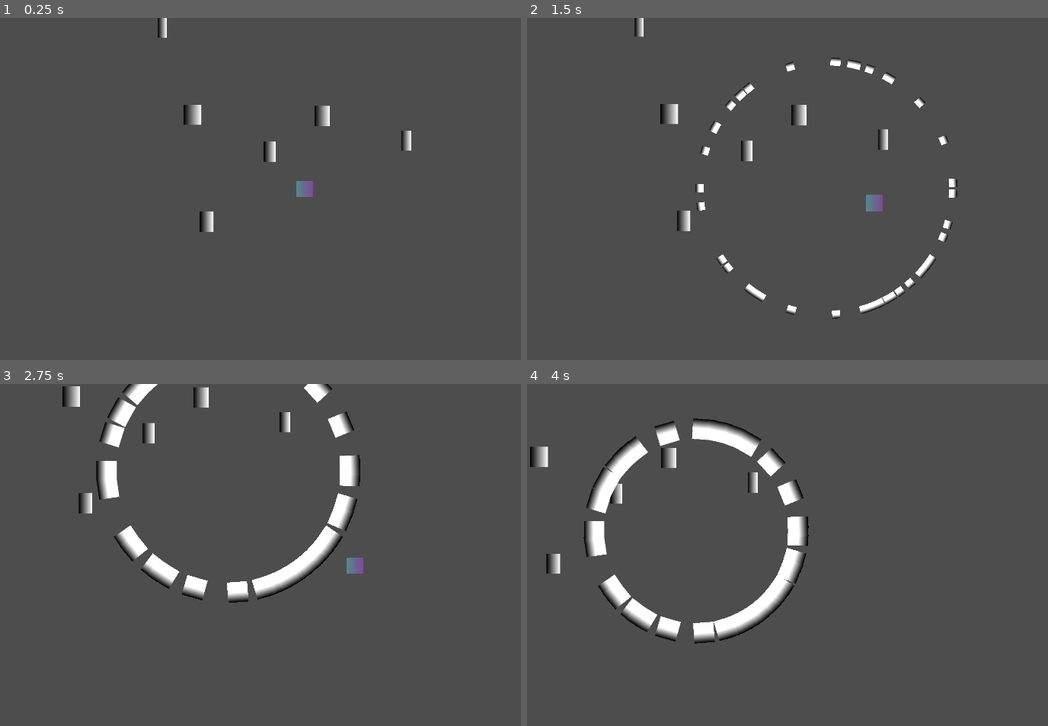
Above: before the commit, frames 1-4 (two rows, left to right).
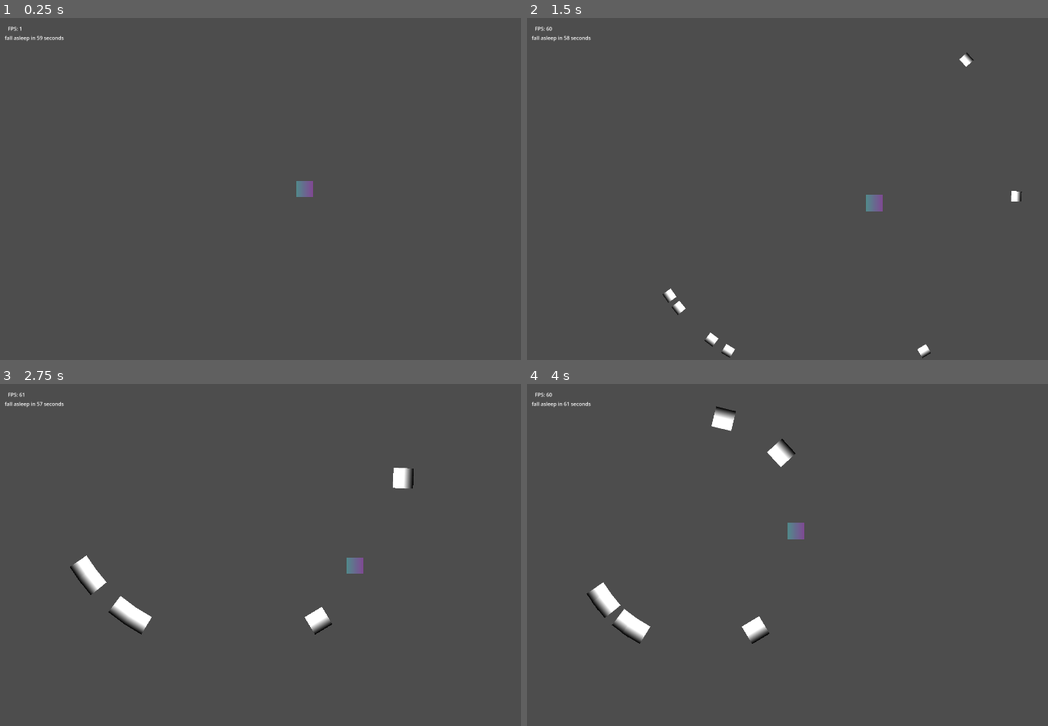
Above: after the commit, the same moments.

Repository: PatrikS24/GMTK26
Game: Godot game, scene res://state/main_state.tscn
Two runs of this game, one before a commit and one after it. Both use one fixed random seed, a clock stepped at 60 frames per second and the inputs below.
Inputs:
- Up to frame 1 (0.25 s): no input
- Up to frame 2 (1.5 s): tap Enter at 0.5 s; hold Right (ui_right) 0.53-1.28 s; hold Down (ui_down) from 1.28 s (still down)
- Up to frame 3 (2.75 s): release Down (ui_down) at 2.03 s; hold Right (ui_right) from 2.03 s (still down)
- Up to frame 4 (4 s): release Right (ui_right) at 2.78 s; hold Up (ui_up) 2.78-3.53 s; hold Left (ui_left) from 3.53 s (still down)

The runs differ from the first frame. In frame 1, 0.8% of the frame differs, in the area x 0-79%, y 0-63%; in frame 2, 2.5%; in frame 3, 6.3%; in frame 4, 6.9%, in the area x 0-55%, y 2-76%.

Commit message:
add countdown system

Diff:
--- a/attacks/aimed_attack.tscn
+++ b/attacks/aimed_attack.tscn
@@ -7,4 +7,4 @@
 [node name="AimedAttack" unique_id=1820580231 instance=ExtResource("1_xlvn6")]
 script = ExtResource("2_0vss4")
 weapon_type = ExtResource("3_4lw8r")
-weapons_per_attack = 50
+weapons_per_attack = 8
--- a/attacks/attack_manager.gd
+++ b/attacks/attack_manager.gd
@@ -1,13 +1,25 @@
 class_name AttackManager extends Node
 
 @export var player: Node2D
-@export var spawn_circle_radius: int = 400
+@export var spawn_circle_radius: int = 600
 
 
 @export var attacks: Array[Attack]
 
 func get_rand_spawn_pos_circle(distance_from_player: int = spawn_circle_radius) -> Vector2:
-	return player.global_position + Vector2.from_angle(randf() * 2 * PI).normalized() * spawn_circle_radius
+	return player.global_position + Vector2.from_angle(randf() * 2 * PI).normalized() * distance_from_player
+
+func get_spawn_pos_arc(num_of_points: int, radians: float, start_angle: float = NAN, distance_from_player: int = spawn_circle_radius):
+	if is_nan(start_angle):
+		start_angle = randf() * 2 * PI
+
+	var angle_diff = radians / num_of_points
+
+	var positions: Array[Vector2] = []
+	for i in num_of_points:
+		var spawn_position = player.global_position + Vector2.from_angle(start_angle + angle_diff * i).normalized() * distance_from_player
+		positions.append(spawn_position)
+	return positions
 
 
 func get_player_pos() -> Vector2:
--- a/attacks/base_attack.gd
+++ b/attacks/base_attack.gd
@@ -4,7 +4,6 @@
 @export var manager: AttackManager
 @export var weapon_type: PackedScene
 
-@onready var life_time_timer: Timer = $LifeTimeTimer
 @onready var start_attack_timer: Timer = $StartAttackTimer
 
 @export var weapons_per_attack: int = 5
--- a/attacks/weapons/base_weapon.gd
+++ b/attacks/weapons/base_weapon.gd
@@ -1,6 +1,7 @@
 class_name Weapon extends Area2D
 
-@export var speed: float = 50.0
+@export var speed: float = 150.0
+@export var damage: float = 5.0
 var attacking: bool = false
 
 
@@ -13,3 +14,13 @@
 
 func destroy():
 	queue_free()
+
+func apply_damage(body: Node2D):
+	if body.has_method("get_countdown"):
+		var countdown = body.get_countdown() as Countdown
+		countdown.add_time(damage)
+
+
+func _on_body_entered(body: Node2D) -> void:
+	apply_damage(body)
+	destroy()
--- a/attacks/weapons/base_weapon.tscn
+++ b/attacks/weapons/base_weapon.tscn
@@ -9,32 +9,22 @@
 
 [sub_resource type="Animation" id="Animation_6cyh8"]
 length = 1.6333333
-tracks/0/type = "bezier"
+tracks/0/type = "value"
 tracks/0/imported = false
 tracks/0/enabled = true
-tracks/0/path = NodePath(".:scale:x")
+tracks/0/path = NodePath(".:scale")
 tracks/0/interp = 1
 tracks/0/loop_wrap = true
 tracks/0/keys = {
-"handle_modes": PackedInt32Array(0),
-"points": PackedFloat32Array(0, -0.25, 0, 0.25, 0),
-"times": PackedFloat32Array(0)
-}
-tracks/1/type = "bezier"
-tracks/1/imported = false
-tracks/1/enabled = true
-tracks/1/path = NodePath(".:scale:y")
-tracks/1/interp = 1
-tracks/1/loop_wrap = true
-tracks/1/keys = {
-"handle_modes": PackedInt32Array(0),
-"points": PackedFloat32Array(0, -0.25, 0, 0.25, 0),
-"times": PackedFloat32Array(0)
+"times": PackedFloat32Array(0),
+"transitions": PackedFloat32Array(1),
+"update": 0,
+"values": [Vector2(1.0430233, 1.042895)]
 }
 
 [sub_resource type="Animation" id="Animation_e8uvt"]
 resource_name = "WeaponAnimation"
-length = 15.0
+length = 15.2
 tracks/0/type = "method"
 tracks/0/imported = false
 tracks/0/enabled = true
@@ -49,30 +39,20 @@
 "method": &"start_attack"
 }, {
 "args": [],
-"method": &"destroy"
+"method": &"queue_free"
 }]
 }
-tracks/1/type = "bezier"
+tracks/1/type = "value"
 tracks/1/imported = false
 tracks/1/enabled = true
-tracks/1/path = NodePath(".:scale:x")
+tracks/1/path = NodePath(".:scale")
 tracks/1/interp = 1
 tracks/1/loop_wrap = true
 tracks/1/keys = {
-"handle_modes": PackedInt32Array(0, 1),
-"points": PackedFloat32Array(0, -0.25, 0, 0.25, 0, 1, 0, 0, 0, 0),
-"times": PackedFloat32Array(0, 1)
-}
-tracks/2/type = "bezier"
-tracks/2/imported = false
-tracks/2/enabled = true
-tracks/2/path = NodePath(".:scale:y")
-tracks/2/interp = 1
-tracks/2/loop_wrap = true
-tracks/2/keys = {
-"handle_modes": PackedInt32Array(0, 0),
-"points": PackedFloat32Array(0, -0.25, 0, 0.25, 0, 1, 0, 0, 0, 0),
-"times": PackedFloat32Array(0, 1)
+"times": PackedFloat32Array(0, 1, 14, 15),
+"transitions": PackedFloat32Array(1, 1, 1, 1),
+"update": 0,
+"values": [Vector2(0, 0), Vector2(1, 1), Vector2(1, 1), Vector2(0, 0)]
 }
 
 [sub_resource type="AnimationLibrary" id="AnimationLibrary_sj4un"]
@@ -82,7 +62,8 @@
 }
 
 [node name="BaseWeapon" type="Area2D" unique_id=1300584643]
-scale = Vector2(1e-05, 1e-05)
+scale = Vector2(1.0430233, 1.042895)
+collision_layer = 2
 script = ExtResource("1_gibtk")
 
 [node name="CollisionShape2D" type="CollisionShape2D" parent="." unique_id=1645104309]
@@ -93,3 +74,5 @@
 [node name="AnimationPlayer" type="AnimationPlayer" parent="." unique_id=643233298]
 libraries/ = SubResource("AnimationLibrary_sj4un")
 autoplay = &"WeaponAnimation"
+
+[connection signal="body_entered" from="." to="." method="_on_body_entered"]
--- /dev/null
+++ b/player/countdown.gd
@@ -0,0 +1,22 @@
+class_name Countdown extends Node
+
+@onready var timer: Timer = $Timer
+
+func add_time(time: float):
+	var remaining = timer.time_left
+	remaining += time
+	timer.start(remaining)
+
+func remove_time(time: float):
+	var remaining = timer.time_left
+	remaining -= time
+	timer.start(remaining)
+
+func get_time_left():
+	return timer.time_left
+
+func death():
+	pass # TODO
+
+func _on_timer_timeout() -> void:
+	death()
--- a/player/player.tscn
+++ b/player/player.tscn
@@ -1,6 +1,7 @@
 [gd_scene format=3 uid="uid://currq2cjuv0k2"]
 
 [ext_resource type="Script" uid="uid://bpupi2sxugrk" path="res://player/player_controller.gd" id="1_niuxy"]
+[ext_resource type="Script" uid="uid://iy5be2y1ia0i" path="res://player/countdown.gd" id="2_rkbax"]
 
 [sub_resource type="CircleShape2D" id="CircleShape2D_mvpqy"]
 radius = 27.0
@@ -21,3 +22,13 @@
 position = Vector2(0.49999952, 0)
 scale = Vector2(0.828125, 0.8125)
 texture = SubResource("GradientTexture2D_8ra83")
+
+[node name="Countdown" type="Node" parent="." unique_id=1143242230]
+script = ExtResource("2_rkbax")
+
+[node name="Timer" type="Timer" parent="Countdown" unique_id=336589066]
+wait_time = 60.0
+one_shot = true
+autostart = true
+
+[connection signal="timeout" from="Countdown/Timer" to="Countdown" method="_on_timer_timeout"]
--- a/player/player_controller.gd
+++ b/player/player_controller.gd
@@ -1,8 +1,13 @@
-extends CharacterBody2D
+class_name Player extends CharacterBody2D
 
 @export var acceleration: float = 0.15
 @export var top_speed: float = 400.0
 var current_velocity: Vector2 = Vector2(0.0, 0.0)
+
+@onready var countdown: Countdown = $Countdown
+
+func get_countdown() -> Countdown:
+	return countdown
 
 func _physics_process(_delta: float) -> void:
 	var input_vector := Vector2(
--- /dev/null
+++ b/state/fps_label.gd
@@ -0,0 +1,4 @@
+extends Label
+
+func _process(delta: float) -> void:
+	text = "FPS: %d" % Engine.get_frames_per_second()
--- a/state/main_state.tscn
+++ b/state/main_state.tscn
@@ -3,11 +3,8 @@
 [ext_resource type="PackedScene" uid="uid://t7jpp0qe5xvv" path="res://attacks/attack_manager.tscn" id="1_06sgl"]
 [ext_resource type="PackedScene" uid="uid://currq2cjuv0k2" path="res://player/player.tscn" id="1_k6isv"]
 [ext_resource type="Script" uid="uid://qxv5v0stm1gx" path="res://player/camera_controller.gd" id="3_06sgl"]
-
-[sub_resource type="Gradient" id="Gradient_axfo2"]
-
-[sub_resource type="GradientTexture2D" id="GradientTexture2D_24ut0"]
-gradient = SubResource("Gradient_axfo2")
+[ext_resource type="Script" uid="uid://42p3hvk6sgtq" path="res://state/fps_label.gd" id="4_r0e75"]
+[ext_resource type="Script" uid="uid://du3iuj0qwfo0p" path="res://state/time_left_label.gd" id="5_m4jtw"]
 
 [node name="MainState" type="Node" unique_id=759595364]
 
@@ -21,37 +18,24 @@
 
 [node name="Camera2D" type="Camera2D" parent="Game/CameraController" unique_id=1101314332]
 
-[node name="Sprite2D" type="Sprite2D" parent="Game" unique_id=531860446]
-position = Vector2(-353, -234)
-scale = Vector2(0.8701357, 1)
-texture = SubResource("GradientTexture2D_24ut0")
-
-[node name="Sprite2D" type="Sprite2D" parent="Game/Sprite2D" unique_id=476481995]
-position = Vector2(470.04156, 2.9999847)
-scale = Vector2(0.8701357, 1)
-texture = SubResource("GradientTexture2D_24ut0")
-
-[node name="Sprite2D" type="Sprite2D" parent="Game/Sprite2D/Sprite2D" unique_id=519256321]
-position = Vector2(-480.75897, 334)
-scale = Vector2(0.8701357, 1)
-texture = SubResource("GradientTexture2D_24ut0")
-
-[node name="Sprite2D" type="Sprite2D" parent="Game/Sprite2D/Sprite2D/Sprite2D" unique_id=2086431769]
-position = Vector2(302.05933, -220.99998)
-scale = Vector2(0.8701357, 1)
-texture = SubResource("GradientTexture2D_24ut0")
-
-[node name="Sprite2D" type="Sprite2D" parent="Game/Sprite2D/Sprite2D/Sprite2D/Sprite2D" unique_id=635177280]
-position = Vector2(750.1022, -35)
-scale = Vector2(0.8701357, 1)
-texture = SubResource("GradientTexture2D_24ut0")
-
-[node name="Sprite2D" type="Sprite2D" parent="Game/Sprite2D/Sprite2D/Sprite2D/Sprite2D/Sprite2D" unique_id=955653725]
-position = Vector2(-1541.6698, -357)
-scale = Vector2(0.8701357, 1)
-texture = SubResource("GradientTexture2D_24ut0")
-
 [node name="AttackManager" parent="Game" unique_id=976077207 node_paths=PackedStringArray("player") instance=ExtResource("1_06sgl")]
 player = NodePath("../Player")
 
 [node name="UI" type="Node" parent="." unique_id=907819780]
+
+[node name="CanvasLayer" type="CanvasLayer" parent="UI" unique_id=1610500675]
+
+[node name="FpsLabel" type="Label" parent="UI/CanvasLayer" unique_id=1594056062]
+offset_left = 25.0
+offset_top = 22.0
+offset_right = 65.0
+offset_bottom = 45.0
+script = ExtResource("4_r0e75")
+
+[node name="TimeLeftLabel" type="Label" parent="UI/CanvasLayer" unique_id=379233246 node_paths=PackedStringArray("player")]
+offset_left = 15.0
+offset_top = 51.0
+offset_right = 55.0
+offset_bottom = 74.0
+script = ExtResource("5_m4jtw")
+player = NodePath("../../../Game/Player")
--- /dev/null
+++ b/state/time_left_label.gd
@@ -0,0 +1,6 @@
+extends Label
+
+@export var player: Player
+
+func _process(delta: float) -> void:
+	text = "fall asleep in %d seconds" % player.get_countdown().get_time_left()
Not shown, added: player/countdown.gd.uid
Not shown, added: state/fps_label.gd.uid
Not shown, added: state/time_left_label.gd.uid
